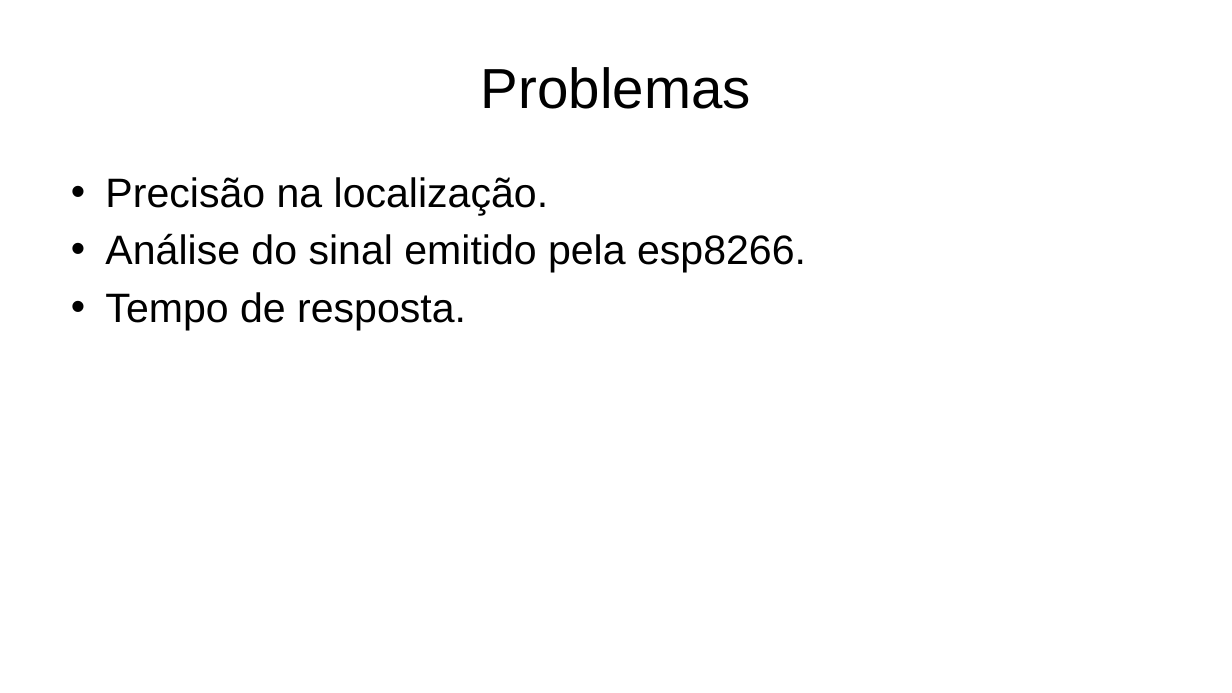
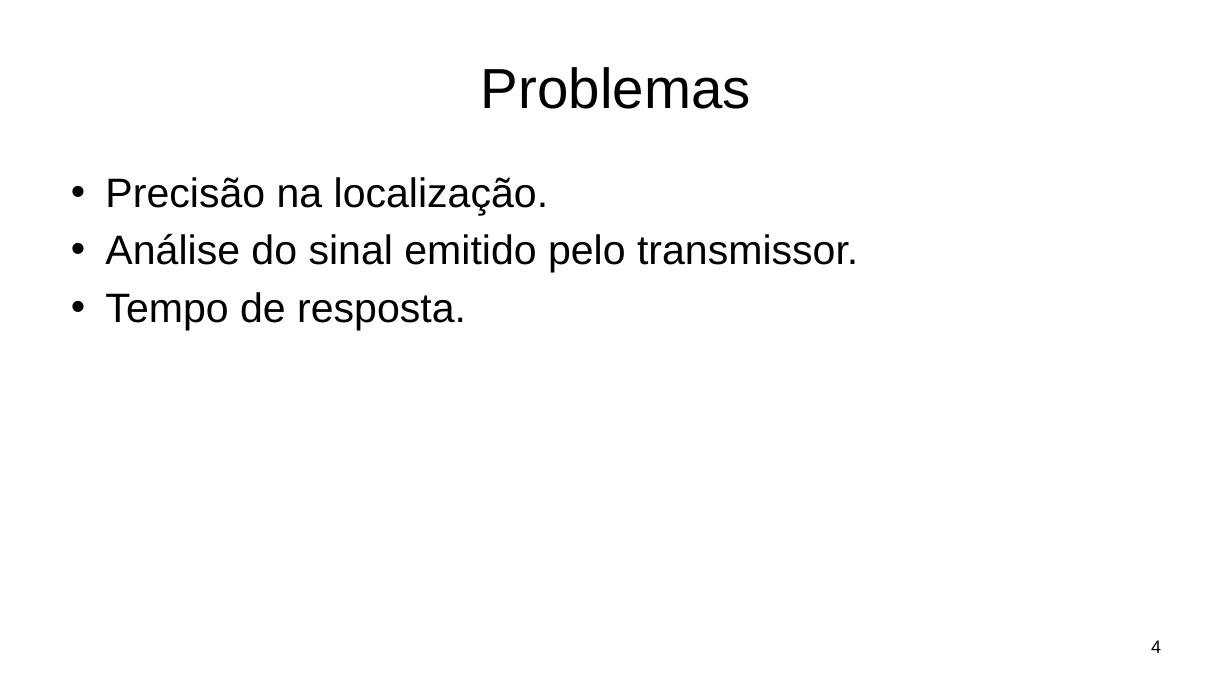
Before and after one commit to Guigajks/PI-VIII, a slide deck: slide 4 of Documentação/Apresentação Projeto PID.pptx. Drawn at 1232x693 pixels with LibreOffice and Linux fonts; fonts in the diff are those of the drawing; background and template pictures are left out. Boxes give left, top, right and bottom in pixels: in the first picture for what was removed or moved away, otherwise in the second. Text is boxed around its words. In the diff, an @@ line names an element or a change of style, - is before the commit and + after.

```diff
--- a/Documentação/Apresentação Projeto PID.pptx
+++ b/Documentação/Apresentação Projeto PID.pptx
@@ text at <box>105,233,858,273</box>: text changed @@
-• Análise do sinal emitido pela esp8266.
+• Análise do sinal emitido pelo transmissor.
@@ page number added at <box>1151,640,1161,653</box>, 14 pt, text #000000 @@
+4
```
Also in this commit, not shown: 11 other slides changed, 7 slides added, 6 other files.
